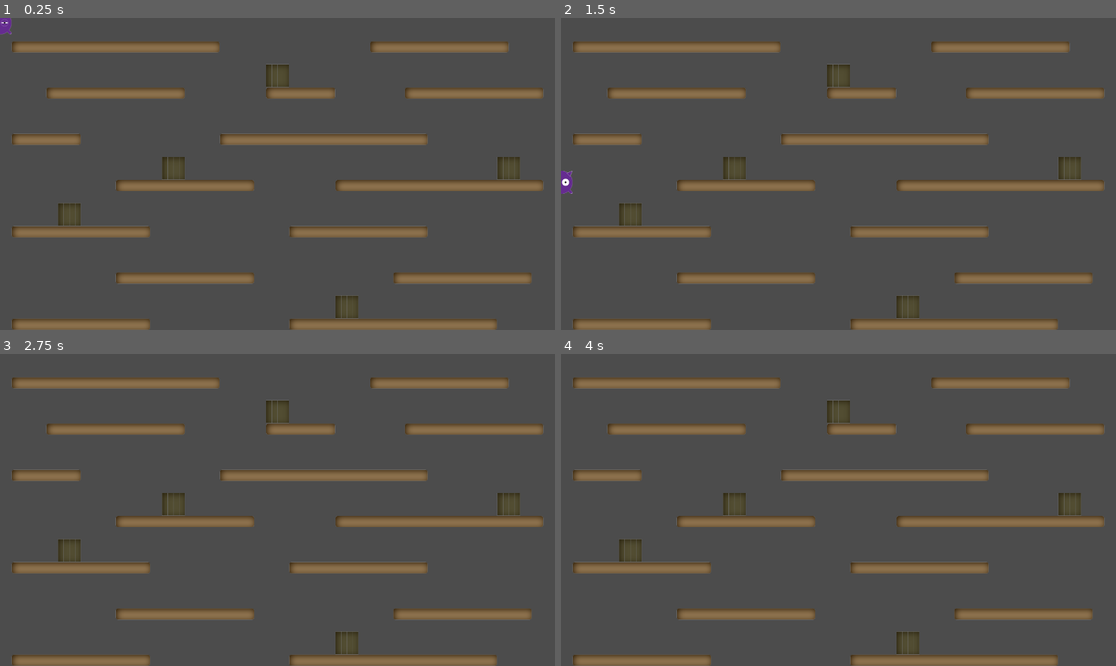
Above: before the commit, frames 1-4 (two rows, left to right).
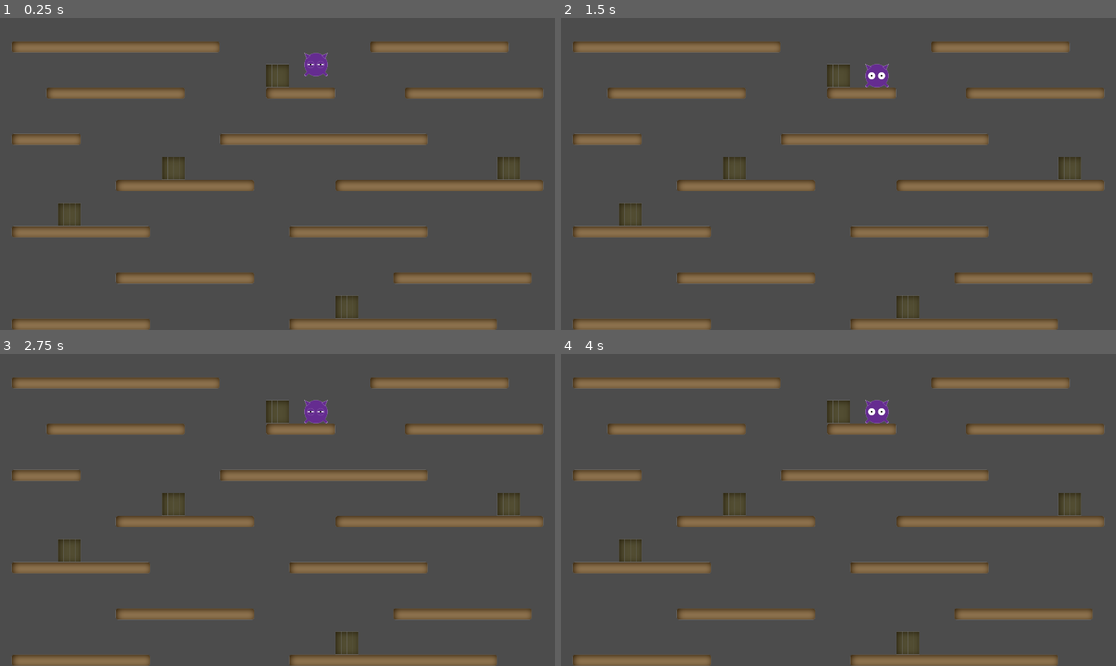
Above: after the commit, the same moments.

Repository: Dragon-R/CatCoin
Game: Godot game, scene res://World.tscn
Same seed, same stepped clock (60 frames per second), same inputs: the game is played once before the commit and once after it. The project has no main scene, so this scene is started directly.
Inputs:
- Up to frame 1 (0.25 s): no input
- Up to frame 2 (1.5 s): no input
- Up to frame 3 (2.75 s): no input
- Up to frame 4 (4 s): tap Enter at 2.75 s; tap Space at 3.5 s

The runs differ from the first frame. In frame 1, 0.4% of the frame differs, in the area x 0-60%, y 0-19%; in frame 2, 0.4%, in the area x 0-60%, y 14-57%; in frame 3, 0.3%; in frame 4, 0.3%.

Commit message:
Ignorar .import

Diff:
--- a/Player.gd
+++ b/Player.gd
@@ -6,7 +6,7 @@
 var hp = 100
 var damage = 16.5
 var velocity = Vector2()
-var speed = 300
+var speed = 400
 onready var animatedSprite = $AnimatedSprite
 var raycasts = []
 
@@ -31,10 +31,12 @@
 		velocity.x -= speed
 	if(Input.is_action_pressed("ui_d")):
 		velocity.x += speed
-	if(!is_on_floor()):
+	if(!is_grounded()):
 		velocity.y += gravity * delta
 	elif(Input.is_action_pressed("ui_w")):
 		velocity.y = -400
+	if(is_grounded()):
+		velocity.y = 0
 
 
 func animation():
@@ -55,4 +57,9 @@
 
 
 func is_grounded():
-	pass
+	var cont = 0
+	while(cont < raycasts.size()):
+		if(raycasts[cont].is_colliding()):
+			return true
+		cont += 1
+	return false
--- a/Player.tscn
+++ b/Player.tscn
@@ -49,16 +49,16 @@
 [node name="RayCasts" type="Node2D" parent="."]
 
 [node name="RayCast2D1" type="RayCast2D" parent="RayCasts"]
-position = Vector2( -40, 40 )
+position = Vector2( -40, 41 )
 enabled = true
 cast_to = Vector2( 0, 1 )
 
 [node name="RayCast2D2" type="RayCast2D" parent="RayCasts"]
-position = Vector2( 0, 40 )
+position = Vector2( 0, 41 )
 enabled = true
 cast_to = Vector2( 0, 1 )
 
 [node name="RayCast2D3" type="RayCast2D" parent="RayCasts"]
-position = Vector2( 40, 40 )
+position = Vector2( 40, 41 )
 enabled = true
 cast_to = Vector2( 0, 1 )
--- a/World.tscn
+++ b/World.tscn
@@ -12,3 +12,4 @@
 tile_data = PoolIntArray( 131073, 3, 0, 131104, 2, 0, 262167, 0, 0, 393220, 2, 0, 393239, 1, 0, 393251, 2, 0, 655361, 1 …(195 unchanged characters)…
 
 [node name="Player" parent="." instance=ExtResource( 2 )]
+position = Vector2( 1093.16, 144.634 )
--- a/project.godot
+++ b/project.godot
@@ -8,6 +8,16 @@
 
 config_version=4
 
+_global_script_classes=[ {
+"base": "",
+"class": "GitAPI",
+"language": "NativeScript",
+"path": "res://addons/godot-git-plugin/git_api.gdns"
+} ]
+_global_script_class_icons={
+"GitAPI": ""
+}
+
 [application]
 
 config/name="CatCoin"
@@ -17,6 +27,10 @@
 
 window/size/width=1920
 window/size/height=1080
+
+[gdnative]
+
+singletons=[ "res://addons/godot-git-plugin/git_api.gdnlib" ]
 
 [input]
 
Not shown, added: .gitignore
